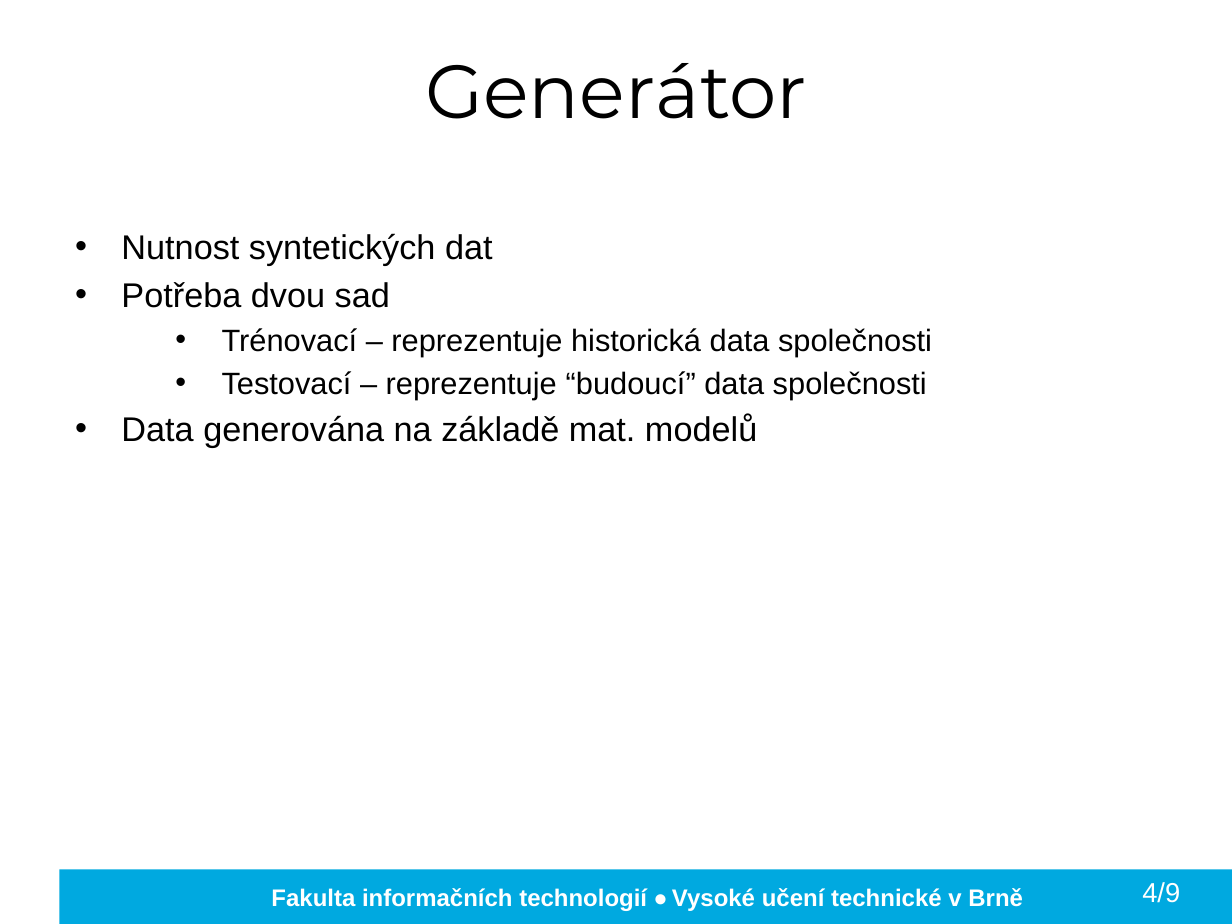
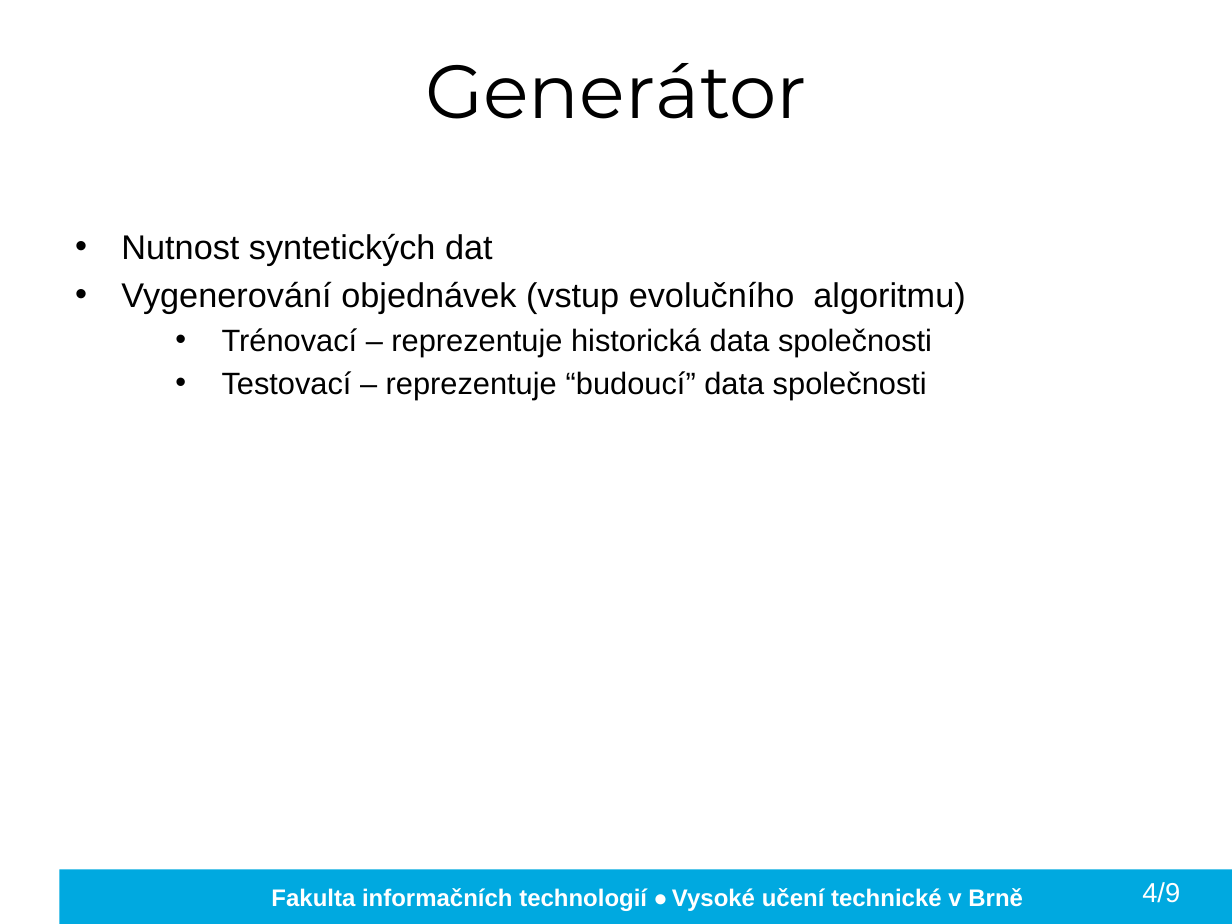
Before and after one commit to kocica/warehouse-manager, a slide deck: slide 6 of doc/xkocic01.pptx. Drawn at 1232x924 pixels with LibreOffice and Linux fonts; fonts in the diff are those of the drawing; background and template pictures are left out. Boxes give left, top, right and bottom in pixels: in the first picture for what was removed or moved away, otherwise in the second. Text is boxed around its words. In the diff, an @@ line names an element or a change of style, - is before the commit and + after.

```diff
--- a/doc/xkocic01.pptx
+++ b/doc/xkocic01.pptx
@@ text at bbox=[121, 281, 965, 314]: text changed @@
-• Potřeba dvou sad
+• Vygenerování objednávek (vstup evolučního algoritmu)
@@ text at bbox=[121, 414, 757, 448]: paragraph removed @@
-• Data generována na základě mat. modelů
```
Also in this commit, not shown: 7 other slides changed, 1 slide removed.
